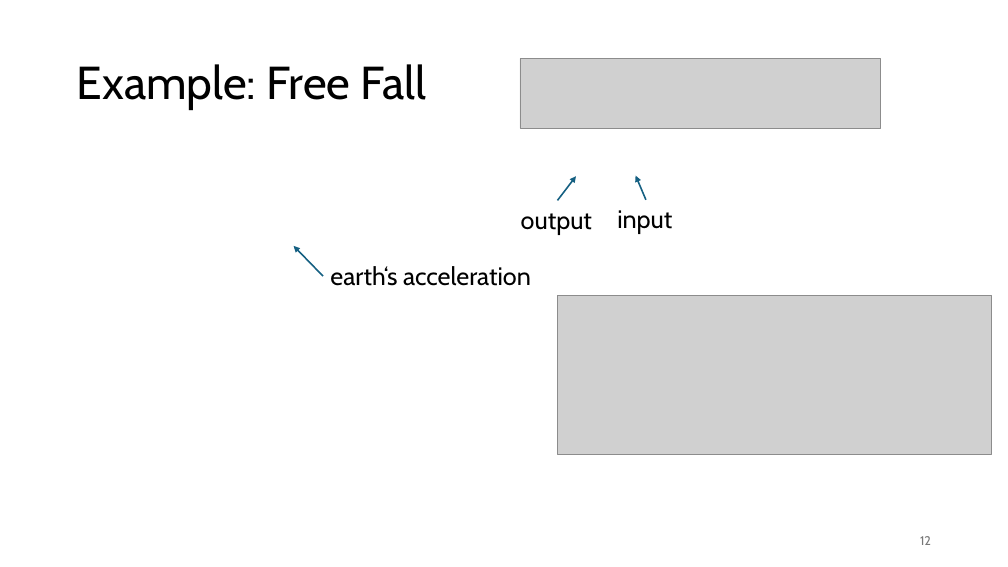
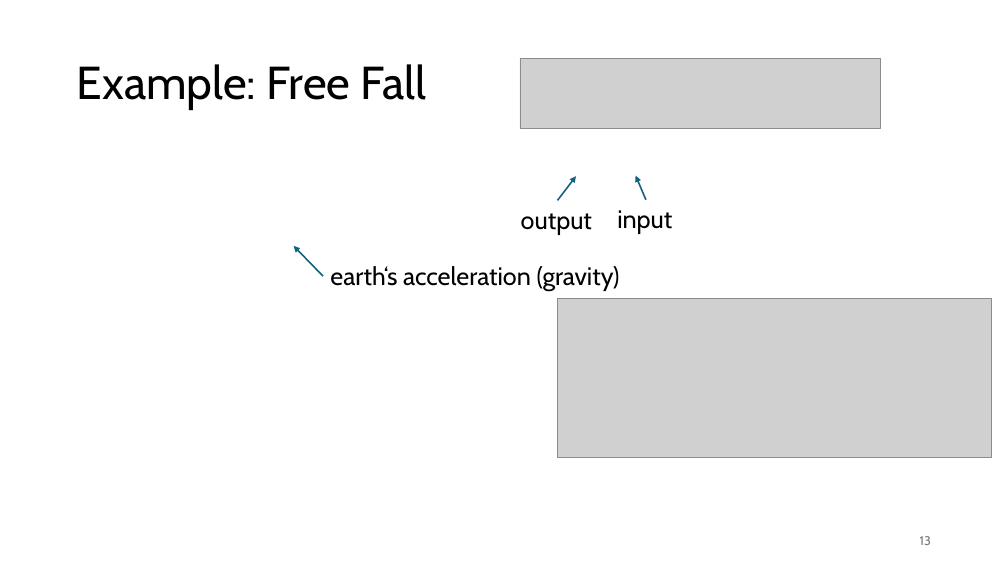
Before and after one commit to FelixWick/control_engineering, a slide deck: slide 13 of slides/1_systems.pptx (slide 12 before the commit). Drawn at 1008x567 pixels with LibreOffice and Linux fonts; fonts in the diff are those of the drawing; grey boxes stand for pictures. Boxes give left, top, right and bottom in pixels: in the first picture for what was removed or moved away, otherwise in the second. Text is boxed around its words. In the diff, an @@ line names an element or a change of style, - is before the commit and + after.

```diff
--- a/slides/1_systems.pptx
+++ b/slides/1_systems.pptx
@@ text at (x1=330, y1=266, x2=620, y2=292): text changed @@
-earth‘s acceleration
+earth‘s acceleration (gravity)
@@ picture moved from (x1=557, y1=295, x2=991, y2=454) to (x1=557, y1=299, x2=991, y2=458) @@
@@ page number at (x1=920, y1=536, x2=931, y2=545): text changed @@
-12
+13
```
Also in this commit, not shown: 4 other slides changed, 1 slide added, 8 other files.
